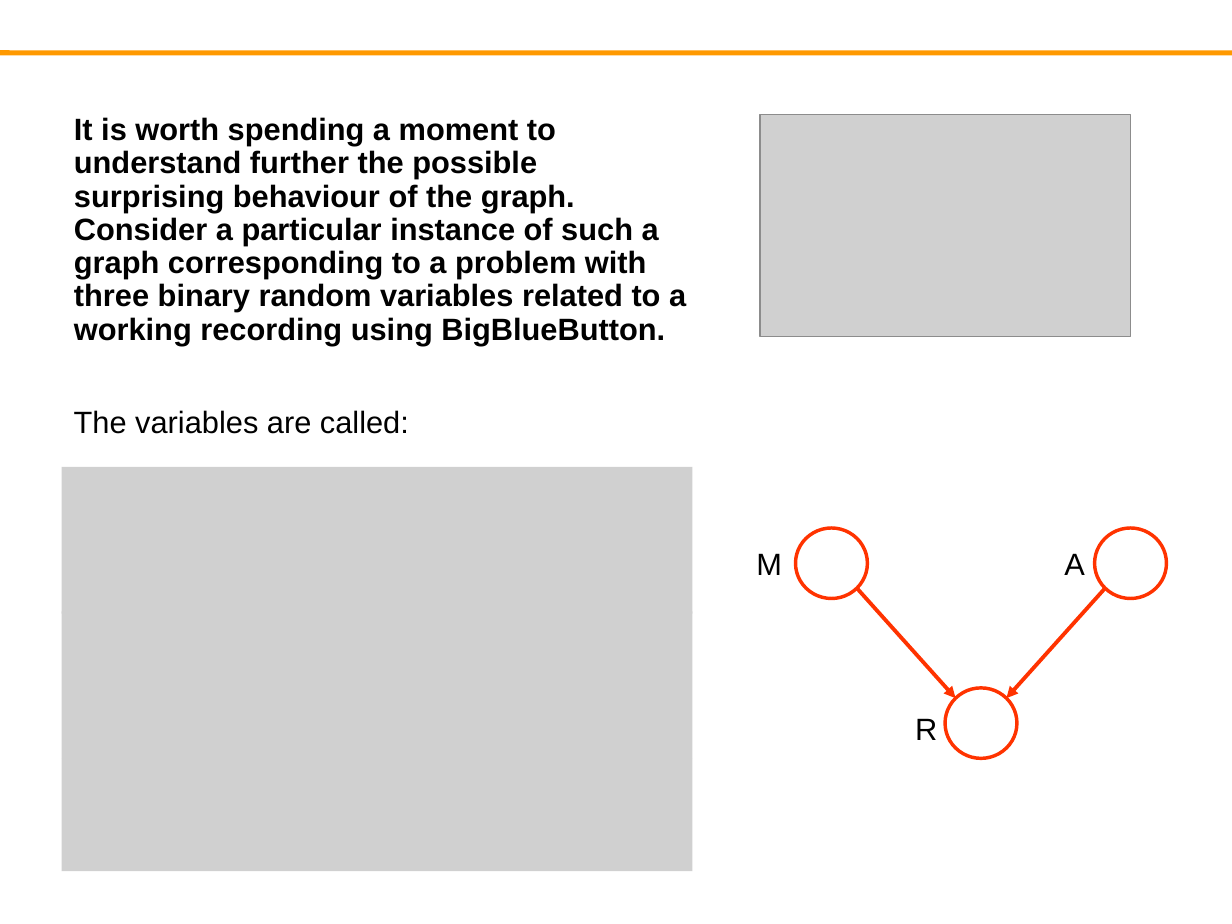
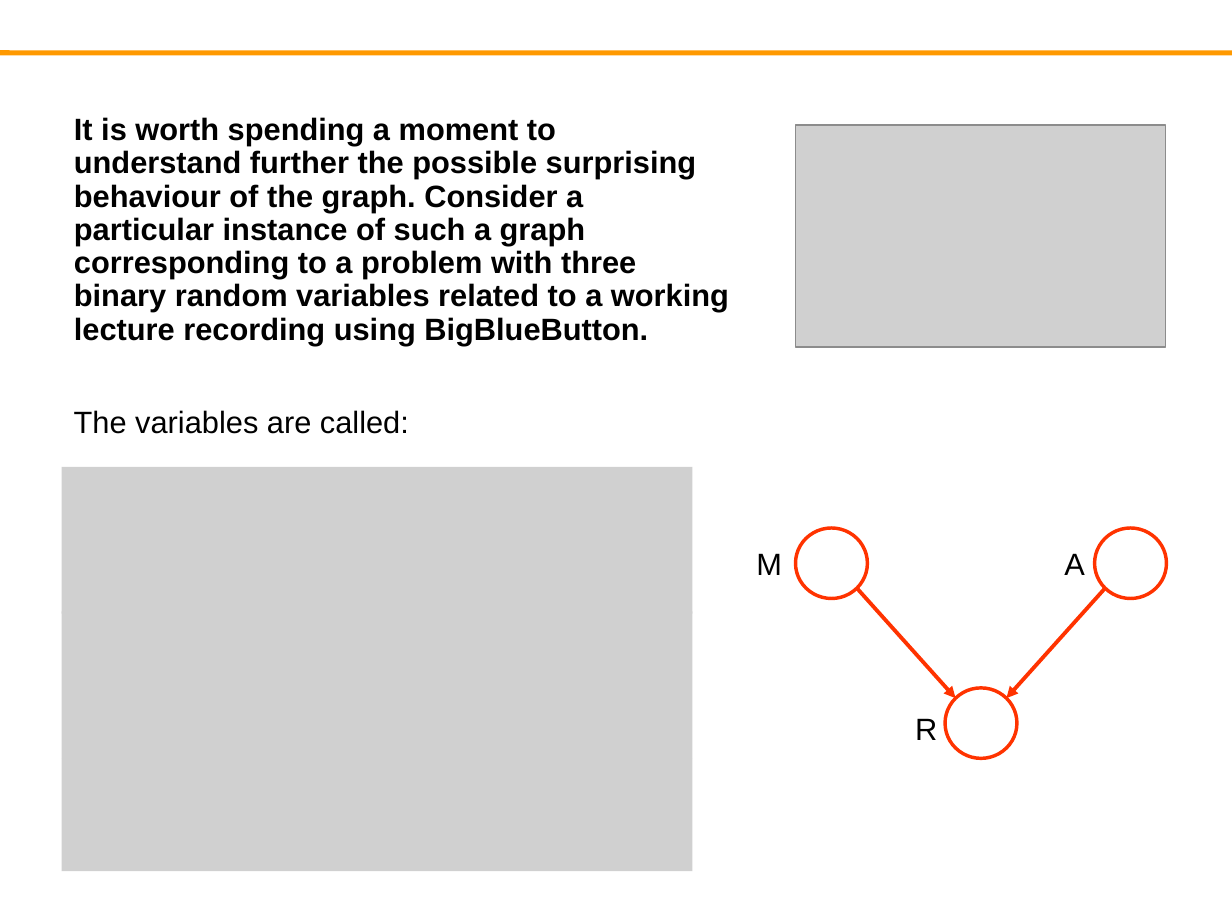
Before and after one commit to fabian9697/IANN_group30, a slide deck: slide 5 of Homework_Neuroinformatic/Assignment 1/Task12_Group30.pptx. Drawn at 1232x924 pixels with LibreOffice and Linux fonts; fonts in the diff are those of the drawing; grey boxes stand for pictures; background and template pictures are left out. Boxes give left, top, right and bottom in pixels: in the first picture for what was removed or moved away, otherwise in the second. Text is boxed around its words. In the diff, an @@ line names an element or a change of style, - is before the commit and + after.

```diff
--- a/Homework_Neuroinformatic/Assignment 1/Task12_Group30.pptx
+++ b/Homework_Neuroinformatic/Assignment 1/Task12_Group30.pptx
@@ text at (74,117,729,345): text changed @@
-It is worth spending a moment to understand further the possible surprising behaviour of the graph. Consider a particular instance of such a graph corresponding to a problem with three binary random variables related to a working recording using BigBlueButton.
+It is worth spending a moment to understand further the possible surprising behaviour of the graph. Consider a particular instance of such a graph corresponding to a problem with three binary random variables related to a working lecture recording using BigBlueButton.
@@ picture: place and size @@
-picture at (760,115,1131,336)
+picture at (796,126,1167,347)
```
Also in this commit, not shown: 11 other slides changed.
